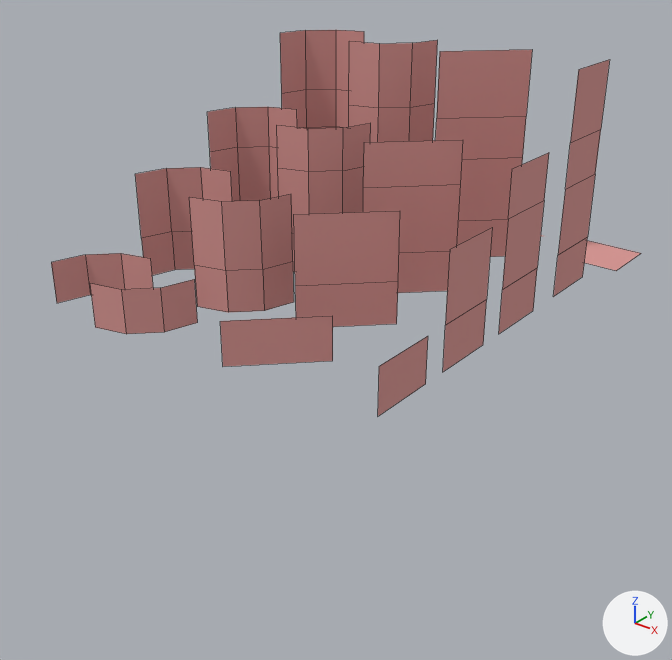
The FBX model Unity/Dungeion Restoration/Assets/Prefab/3D Assets/StandardBaseWallsFloors.fbx, before and after one commit.
Before and after are seen from a 50 mm lens placed at (0.1864, -0.289, 0.0898), pointed at (0.0807, -0.1569, 0.0079). The lights are fixed; the arrows at lower right show +X, +Y and +Z. Mesh edges are drawn as thin lines. Where no turn or scale is listed for an object, it has been applied to the vertices.

The first picture shows 'StandAngle1', 'StandAngle2_5', 'StandAngle3_5', 'StandAngle5', 'StandWallCurvedIn1', 'StandWallCurvedIn2_5', 'StandWallCurvedIn3_5', 'StandWallCurvedIn5', 'StandWallCurvedOut2_5', 'StandWallCurvedOut3_5', 'StandWallCurvedOut5', 'Standard3_5', 'Standard5'.
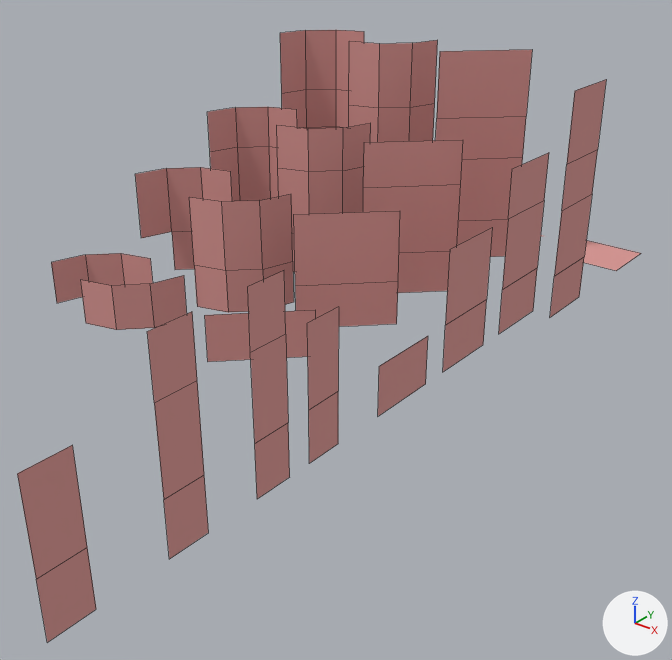
Commit message: update issues with serice elvator added half wall variation across

Changed parts and their boxes (x1, y1, x2, y2) in the pictures (672 x 660 px):
'StandardHalfR3_5', added
    after: (147, 312, 208, 559)
'StandardHalfR2_5', added
    after: (17, 445, 96, 642)
'StandardHalfL3_5', added
    after: (248, 271, 290, 499)
'Standard5', moved
    before: (553, 60, 610, 297)
    after: (550, 80, 606, 317)
'StandWallCurvedOut2_5', reshaped
    before: (135, 167, 232, 275)
    after: (135, 167, 232, 270)
'StandAngle1', moved
    before: (220, 316, 333, 367)
    after: (205, 310, 316, 362)
'StandWallCurvedIn1', moved
    before: (90, 279, 197, 334)
    after: (80, 275, 187, 330)
'StandardhalfL2_5', added
    after: (307, 307, 339, 463)
part 1 of me_mesh_014, deleted
    before: (141, 232, 175, 275)

The change, as a list of edits to the scene's bpy script:
```text
Change me_mesh_014:
    where me_mesh_014.from_pydata(...)  # 12 vertices, 6 faces; spans x -0.0075..0.0075, y -0.0075..0.0075, z 0.0..0.0249
    used by ob_standwallcurvedout2_5; location = (0.0321, -0.1511, 0.0053)
    verts and faces of me_mesh_014; kept vertices keep their numbers, new ones are numbered from 12
    before: 0 (-0.0055, 0.0, 0.0097) at pixel (171, 231), 1 (-0.0075, -0.0075, 0.0097) at pixel (141, 238), 8 (-0.0075, -0.0075, 0.0), 9 (-0.0055, 0.0, 0.0) at pixel (174, 269)
    me_mesh_014 part 1
    add delete_vertices([8])  # with the faces that use them
Add me_mesh_011_1:
    me_mesh_011_1.from_pydata([(0.0075, -0.0075, 0.0), (0.0075, -0.0075, 0.025), (0.0075, -0.0075, 0.01), (0.0075, 0.0, 0.0), (0.0075, 0.0, 0.01), (0.0075, 0.0, 0.025)], [], [(0, 2, 4, 3), (5, 4, 2, 1)])
    me_mesh_011_1.materials.append(mat_completedstandard)  # pink #d89693
Add me_mesh_010_1:
    me_mesh_010_1.from_pydata([(0.0075, -0.0075, 0.0), (0.0075, -0.0075, 0.025), (0.0075, -0.0075, 0.035), (0.0075, -0.0075, 0.01), (0.0075, 0.0, 0.0), (0.0075, 0.0, 0.01), (0.0075, 0.0, 0.025), (0.0075, 0.0, 0.035)], [], [(0, 3, 5, 4), (6, 5, 3, 1), (7, 6, 1, 2)])
    me_mesh_010_1.materials.append(mat_completedstandard)  # pink #d89693
Add me_mesh_009_1:
    me_mesh_009_1.from_pydata([(0.0075, 0.0075, 0.0), (0.0075, 0.0075, 0.025), (0.0075, 0.0075, 0.035), (0.0075, 0.0075, 0.01), (0.0075, 0.0, 0.0), (0.0075, 0.0, 0.01), (0.0075, 0.0, 0.025), (0.0075, 0.0, 0.035)], [], [(4, 5, 3, 0), (1, 6, 7, 2), (3, 5, 6, 1)])
    me_mesh_009_1.materials.append(mat_completedstandard)  # pink #d89693
Add me_mesh_008_1:
    me_mesh_008_1.from_pydata([(0.0075, 0.0075, 0.0), (0.0075, 0.0075, 0.025), (0.0075, 0.0075, 0.01), (0.0075, 0.0, 0.0), (0.0075, 0.0, 0.01), (0.0075, 0.0, 0.025)], [], [(3, 4, 2, 0), (2, 4, 5, 1)])
    me_mesh_008_1.materials.append(mat_completedstandard)  # pink #d89693
Change ob_standard5:
    ob_standard5.location: (0.097, -0.1008, 0.005) -> (0.0984, -0.1047, 0.0016)
Change ob_standwallcurvedin1:
    ob_standwallcurvedin1.location: (0.0444, -0.1753, 0.005) -> (0.0412, -0.1753, 0.005)
Change ob_standangle1:
    ob_standangle1.location: (0.0781, -0.1714, 0.0053) -> (0.0739, -0.1714, 0.005)
Add ob_standardhalfr2_5:
    ob_standardhalfr2_5 = bpy.data.objects.new('StandardHalfR2_5', me_mesh_011_1)
    ob_standardhalfr2_5.location = (0.097, -0.236, 0.005)
Add ob_standardhalfr3_5:
    ob_standardhalfr3_5 = bpy.data.objects.new('StandardHalfR3_5', me_mesh_010_1)
    ob_standardhalfr3_5.location = (0.097, -0.216, 0.005)
Add ob_standardhalfl3_5:
    ob_standardhalfl3_5 = bpy.data.objects.new('StandardHalfL3_5', me_mesh_009_1)
    ob_standardhalfl3_5.location = (0.097, -0.2058, 0.005)
Add ob_standardhalfl2_5:
    ob_standardhalfl2_5 = bpy.data.objects.new('StandardhalfL2_5', me_mesh_008_1)
    ob_standardhalfl2_5.location = (0.097, -0.1935, 0.005)
```
